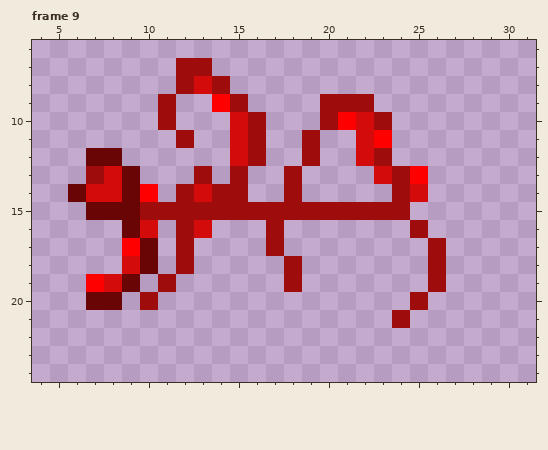
Pixel-art file -- MonsterPhobia/Assets/Art/characters/Villian.aseprite. The picture above was drawn from the file before the commit.
32x32 pixels, 10 frames. Shown: frame 9: x 4..31, y 6..24. The commit also changed other frames, which this record leaves out.
After the commit:
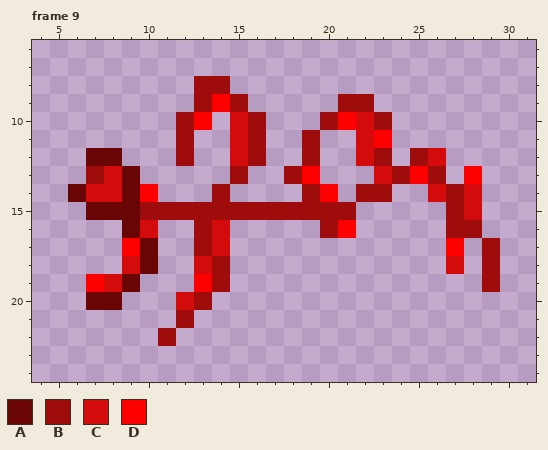
Palette (. is transparent): A #6a0505  B #9e0c0c  C #d30b0b  D #ff0000
Log entry: Animated Vilian
Difference:
Frame 9:
y 7: x 12..13 BB -> ..
y 8: x 12..13 BC -> .B
y 9: x 11 B -> .; x 13 . -> B; x 20 B -> .
y 10: x 11..13 B.. -> .BD
y 12: x 12 . -> B; x 25..26 .. -> BC
y 13: x 13 B -> .; x 19 . -> D; x 26 . -> B; x 28 . -> D
y 14: x 12..13 BC -> ..; x 15 B -> .; x 18..20 B.. -> .BD; x 22..28 ..BC... -> BB..CBC
y 15: x 22..24 BBB -> ...; x 27..28 .. -> BC
y 16: x 12..14 BC. -> .BC; x 17 B -> .; x 20..21 .. -> BD; x 25 B -> .; x 27..28 .. -> BB
y 17: x 12..14 B.. -> .BC; x 17 B -> .; x 26..27 B. -> .D; x 29 . -> B
y 18: x 12..14 B.. -> .CB; x 18 B -> .; x 26..27 B. -> .C; x 29 . -> B
y 19: x 11 B -> .; x 13..14 .. -> DB; x 18 B -> .; x 26 B -> .; x 29 . -> B
y 20: x 10 B -> .; x 12..13 .. -> CB; x 25 B -> .
y 21: x 12 . -> B; x 24 B -> .
y 22: x 11 . -> B
Pixel boxes of the changes (left, top, right, bottom) in both pictures:
changed: (140, 58, 500, 346)
